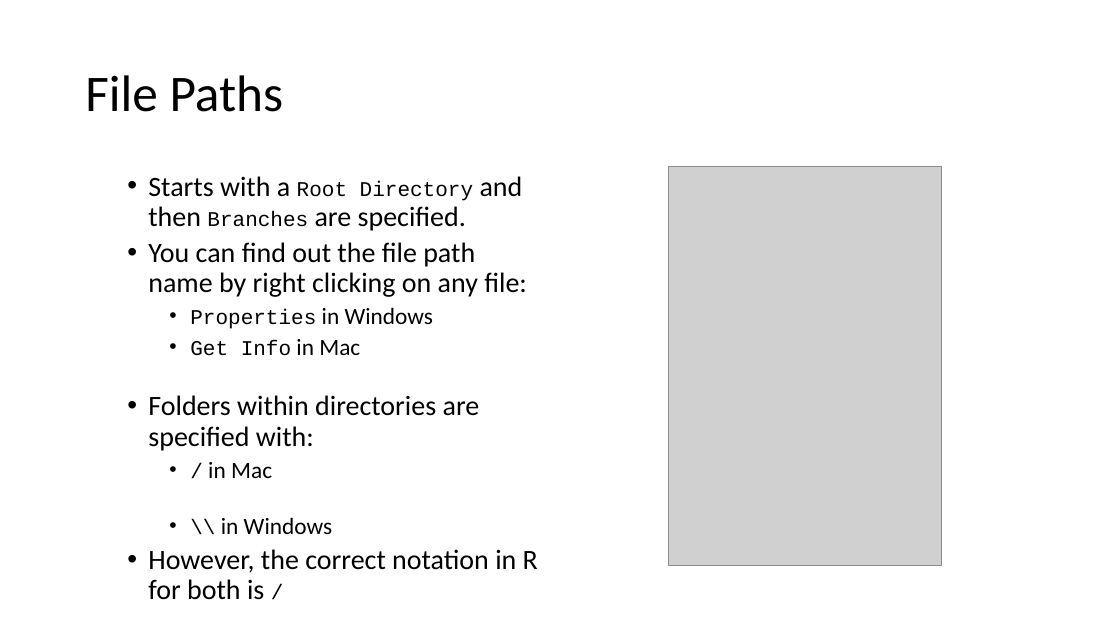
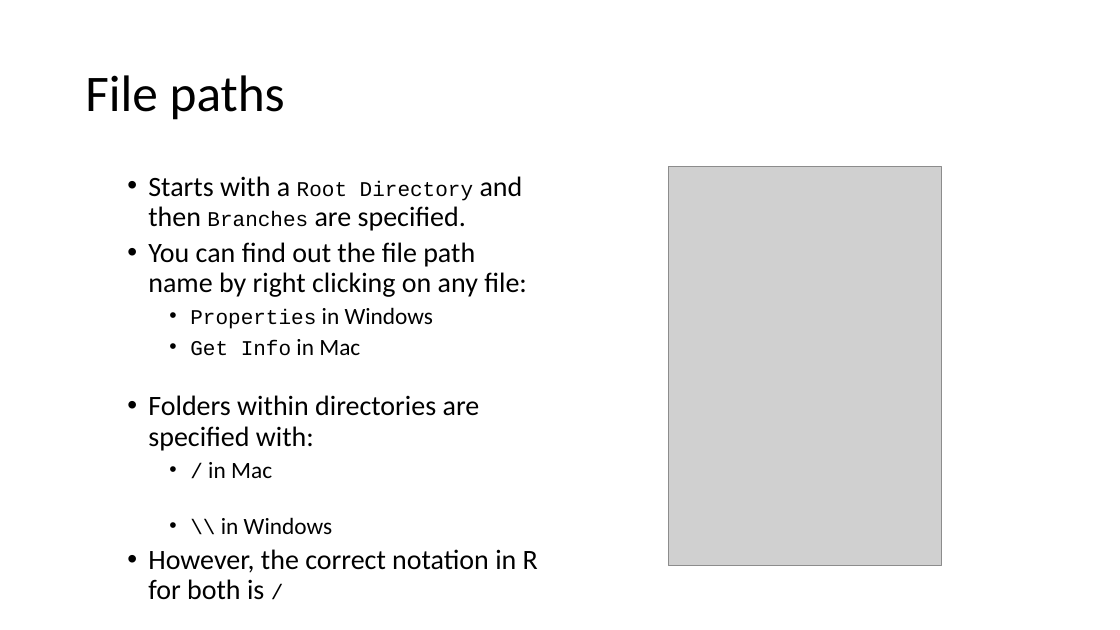
Before and after one commit to ClinicianCoders/ClinicianCoders, a slide deck: slide 8 of Workshops/Workshop3.pptx. Drawn at 1120x630 pixels with LibreOffice and Linux fonts; fonts in the diff are those of the drawing; grey boxes stand for pictures. Boxes give left, top, right and bottom in pixels: in the first picture for what was removed or moved away, otherwise in the second. Text is boxed around its words. In the diff, an @@ line names an element or a change of style, - is before the commit and + after.

```diff
--- a/Workshops/Workshop3.pptx
+++ b/Workshops/Workshop3.pptx
@@ title at [85,75,285,120]: text changed @@
-File Paths
+File paths
```
Also in this commit, not shown: 4 other slides changed, 5 other files.
